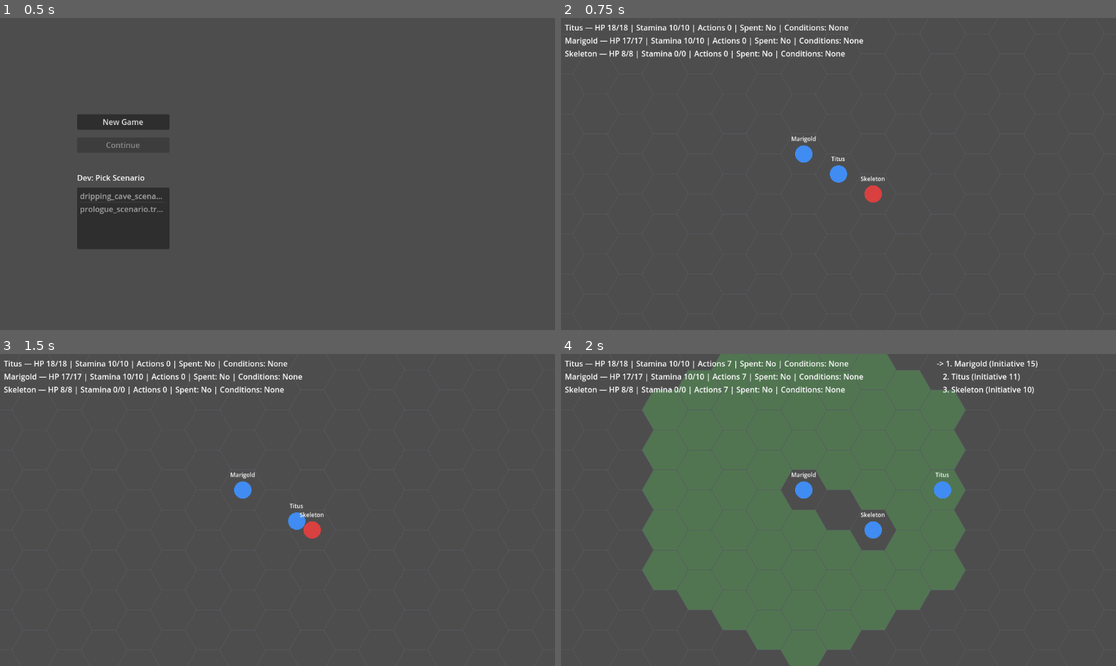
Above: before the commit, frames 1-4 (two rows, left to right).
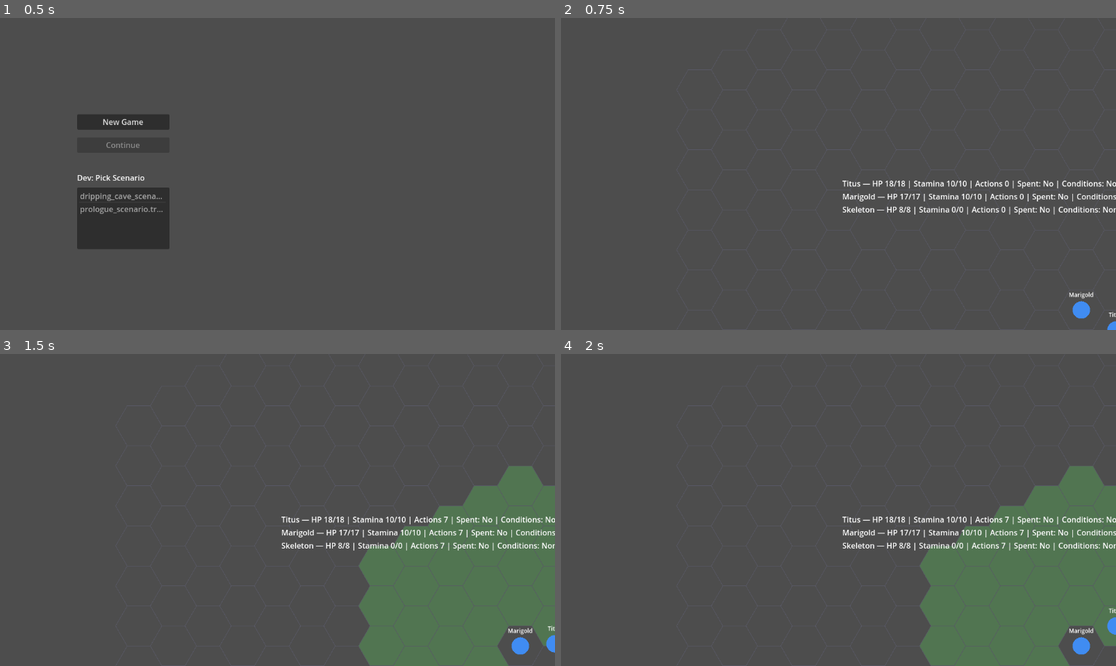
Above: after the commit, the same moments.

Repository: Pyroraptor/hykaen
Game: Godot game, scene res://scenes/TitleScreen.tscn
The game is run twice, just before and just after one commit, with the same random seed, the same clock (stepped at 60 frames per second) and the same inputs.
Inputs (mouse positions are in pixels of both pictures, inside the frame that each line leads up to):
- Up to frame 1 (0.5 s): no input
- Up to frame 2 (0.75 s): click "New Game" at 0.5 s
- Up to frame 3 (1.5 s): tap Enter at 1.25 s; move the mouse to (399, 494) at 1.27 s; hold Shift from 1.28 s (still down); click (399, 494) at 1.42 s
- Up to frame 4 (2 s): keep holding Shift

Frame 1 is identical in both runs. In frame 2, 3.5% of the frame differs, in the area x 0-100%, y 2-100%; in frame 3, 19%; in frame 4, 60%, in the area x 0-100%, y 0-100%.

Commit message:
feat(FEAT-001): Add GameCamera Camera2D node to the world layer
Step: tdd-execute
Files: 4

Diff:
--- a/MainScene.tscn
+++ b/MainScene.tscn
@@ -16,6 +16,10 @@
 
 [node name="HexGridView" parent="." instance=ExtResource("2_hexgrid")]
 
+[node name="GameCamera" type="Camera2D" parent="."]
+current = true
+position_smoothing_enabled = false
+
 [node name="StatusPanelView" parent="." instance=ExtResource("3_statuspanel")]
 
 [node name="InitiativeView" parent="." instance=ExtResource("4_initiativeview")]
--- a/tests/infrastructure/test_presentation_stack_wiring.gd
+++ b/tests/infrastructure/test_presentation_stack_wiring.gd
@@ -110,6 +110,16 @@
 ## hold built-in class references as values).
 const _SPELL_PICKER_PANEL_NAME: String = "SpellPickerPanel"
 
+## _GAME_CAMERA_NODE_NAME -- FEAT-001 (US-001 / FR-001, ADR-001, Iteration W
+## "Camera Panning & Collapsible Panels"): GameCamera, a Camera2D node added
+## as a sibling of HexGridView directly on MainScene.tscn -- the
+## infrastructure foundation the camera-panning steel thread builds on. Like
+## SpellPickerPanel above, it's a built-in Camera2D node (no preloaded
+## GDScript class), so it is verified separately rather than via the const
+## _EXPECTED_CHILDREN dict (GDScript 4 const dicts cannot hold built-in class
+## references as values).
+const _GAME_CAMERA_NODE_NAME: String = "GameCamera"
+
 
 ## _boot_main_scene() -> Node — instantiates the REAL res://MainScene.tscn
 ## composition root, pinning seed_override=42 (the prologue fixture's known-
@@ -226,14 +236,26 @@
 			"'%s' must be a Panel node" % _SPELL_PICKER_PANEL_NAME
 		)
 
+	# GameCamera is a built-in Camera2D node verified separately (see
+	# _GAME_CAMERA_NODE_NAME doc above for why it's not in _EXPECTED_CHILDREN).
+	assert_true(
+		actual_names_by_node.has(_GAME_CAMERA_NODE_NAME),
+		"MainScene must have a '%s' child sibling of HexGridView (FEAT-001, Iteration W camera introduction)" % _GAME_CAMERA_NODE_NAME
+	)
+	if actual_names_by_node.has(_GAME_CAMERA_NODE_NAME):
+		assert_true(
+			actual_names_by_node[_GAME_CAMERA_NODE_NAME] is Camera2D,
+			"'%s' must be a Camera2D node" % _GAME_CAMERA_NODE_NAME
+		)
+
 	assert_eq(
-		actual_children.size(), _EXPECTED_CHILDREN.size() + 1,
-		"MainScene must have EXACTLY the expected presentation/* child set plus SpellPickerPanel, no more no less; found children: %s"
+		actual_children.size(), _EXPECTED_CHILDREN.size() + 2,
+		"MainScene must have EXACTLY the expected presentation/* child set plus SpellPickerPanel and GameCamera, no more no less; found children: %s"
 		% [actual_names_by_node.keys()]
 	)
 
 	for child_name in actual_names_by_node.keys():
-		if child_name == _SPELL_PICKER_PANEL_NAME:
+		if child_name == _SPELL_PICKER_PANEL_NAME or child_name == _GAME_CAMERA_NODE_NAME:
 			continue  # verified separately above
 		var expected_class = _EXPECTED_CHILDREN.get(child_name, null)
 		assert_not_null(expected_class, "unexpected child node '%s' present on MainScene -- only the FEAT-002 presentation/* set may be wired" % child_name)
@@ -515,3 +537,4 @@
 	for expected_name in _EXPECTED_CHILDREN.keys():
 		assert_not_null(instance.get_node_or_null(expected_name), "MainScene must still resolve child node '%s' after headless boot" % expected_name)
 	assert_not_null(instance.get_node_or_null(_SPELL_PICKER_PANEL_NAME), "MainScene must still resolve child node '%s' after headless boot" % _SPELL_PICKER_PANEL_NAME)
+	assert_not_null(instance.get_node_or_null(_GAME_CAMERA_NODE_NAME), "MainScene must still resolve child node '%s' after headless boot" % _GAME_CAMERA_NODE_NAME)
--- /dev/null
+++ b/tests/unit/test_main_scene_game_camera.gd
@@ -0,0 +1,165 @@
+extends GutTest
+## tests/unit/test_main_scene_game_camera.gd — FEAT-001 (US-001 / FR-001,
+## ADR-001, Iteration W).
+##
+## GUT test suite proving a Camera2D node named "GameCamera" exists as a
+## sibling of HexGridView under the world layer of the REAL res://MainScene.tscn
+## composition root (ADR-002 pattern: instantiate the real scene, never a
+## hand-wired double). This is the infrastructure foundation the rest of the
+## Iteration W camera/panning steel thread builds on -- GameCamera itself is
+## not yet wired into any GDScript logic at this step (that lands in a later
+## feature, per the iteration's set_origin_offset() re-implementation story);
+## this test only asserts the node exists, is configured correctly, and that
+## its mere presence causes no regression to the existing centered-boot
+## behaviour already covered by tests/gut/test_viewport_centering.gd.
+##
+## test_criteria satisfied:
+##   1. A scene-tree/node-path test confirms GameCamera exists as a sibling
+##      of HexGridView under the world layer.
+##   2. GameCamera.current == true.
+##   3. GameCamera.position_smoothing_enabled == false.
+##   4. Loading the (real MainScene, this project's boot/"prologue") scene
+##      still renders the hex map centered exactly as before the camera
+##      refactor -- verified here as a smoke check that boot completes with
+##      a non-zero centering_offset unaffected by GameCamera's addition; the
+##      full centering assertions live in tests/gut/test_viewport_centering.gd
+##      and continue to pass unmodified (no offset field applied yet, so no
+##      regression at this step).
+
+const MAIN_SCENE_PATH: String = "res://MainScene.tscn"
+
+
+func _boot_main_scene():
+	var packed: PackedScene = ResourceLoader.load(MAIN_SCENE_PATH)
+	assert_not_null(packed, "MainScene.tscn must load as a PackedScene")
+	if packed == null:
+		return null
+	var instance = packed.instantiate()
+	assert_not_null(instance, "MainScene.tscn must instantiate")
+	if instance == null:
+		return null
+	# FEAT-006 (US-005/FR-005, ADR-002): pin the prologue fixture's own
+	# established seed so this boot proceeds deterministically, mirroring
+	# every other MainScene.tscn-booting test in this project.
+	instance.seed_override = 42
+	add_child_autofree(instance)
+	return instance
+
+
+# ══════════════════════════════════════════════════════════════════════════
+# Criterion 1 — GameCamera exists as a sibling of HexGridView under the
+# world layer (i.e. shares HexGridView's own parent node in the real,
+# instantiated scene tree).
+# ══════════════════════════════════════════════════════════════════════════
+
+func test_game_camera_exists_as_sibling_of_hex_grid_view() -> void:
+	var instance = _boot_main_scene()
+	if instance == null:
+		return
+
+	var hex_grid_view: Node = instance.get_node_or_null("HexGridView")
+	assert_not_null(hex_grid_view, "MainScene must expose a HexGridView child node")
+	if hex_grid_view == null:
+		return
+
+	var world_layer: Node = hex_grid_view.get_parent()
+	assert_not_null(world_layer, "HexGridView must have a parent (the world layer)")
+	if world_layer == null:
+		return
+
+	var game_camera: Node = world_layer.get_node_or_null("GameCamera")
+	assert_not_null(
+		game_camera,
+		"GameCamera must exist as a sibling of HexGridView under the world layer"
+	)
+	if game_camera == null:
+		return
+
+	assert_eq(
+		game_camera.get_parent(), hex_grid_view.get_parent(),
+		"GameCamera and HexGridView must share the same parent node (the world layer)"
+	)
+	assert_is(
+		game_camera, Camera2D,
+		"GameCamera must be a Camera2D node"
+	)
+
+
+# ══════════════════════════════════════════════════════════════════════════
+# Criterion 2 — GameCamera.current == true.
+# ══════════════════════════════════════════════════════════════════════════
+
+func test_game_camera_is_current() -> void:
+	var instance = _boot_main_scene()
+	if instance == null:
+		return
+
+	var hex_grid_view: Node = instance.get_node_or_null("HexGridView")
+	if hex_grid_view == null:
+		fail_test("MainScene must expose a HexGridView child node")
+		return
+
+	var game_camera: Camera2D = hex_grid_view.get_parent().get_node_or_null("GameCamera")
+	assert_not_null(game_camera, "GameCamera must exist to check its current property")
+	if game_camera == null:
+		return
+
+	assert_true(game_camera.current, "GameCamera.current must be true")
+
+
+# ══════════════════════════════════════════════════════════════════════════
+# Criterion 3 — GameCamera.position_smoothing_enabled == false.
+# ══════════════════════════════════════════════════════════════════════════
+
+func test_game_camera_has_position_smoothing_disabled() -> void:
+	var instance = _boot_main_scene()
+	if instance == null:
+		return
+
+	var hex_grid_view: Node = instance.get_node_or_null("HexGridView")
+	if hex_grid_view == null:
+		fail_test("MainScene must expose a HexGridView child node")
+		return
+
+	var game_camera: Camera2D = hex_grid_view.get_parent().get_node_or_null("GameCamera")
+	assert_not_null(game_camera, "GameCamera must exist to check its position_smoothing_enabled property")
+	if game_camera == null:
+		return
+
+	assert_false(
+		game_camera.position_smoothing_enabled,
+		"GameCamera.position_smoothing_enabled must be false (no lag on future pan input)"
+	)
+
+
+# ══════════════════════════════════════════════════════════════════════════
+# Criterion 4 — the hex map still renders centered exactly as before the
+# camera node's addition (no regression): boot still resolves a non-zero
+# centering_offset and every token still renders within viewport bounds,
+# exactly as tests/gut/test_viewport_centering.gd already asserts in full.
+# GameCamera's mere presence in the tree (not yet wired to any GDScript)
+# must not perturb that existing behaviour.
+# ══════════════════════════════════════════════════════════════════════════
+
+func test_hex_map_still_renders_centered_with_game_camera_present() -> void:
+	var instance = _boot_main_scene()
+	if instance == null:
+		return
+
+	await get_tree().process_frame
+
+	assert_ne(
+		instance.centering_offset, Vector2.ZERO,
+		"MainScene must still resolve a non-zero centering_offset with GameCamera present (no regression)"
+	)
+
+	var hex_grid_view = instance.hex_grid_view
+	assert_not_null(hex_grid_view, "MainScene must expose a non-null hex_grid_view")
+	if hex_grid_view == null:
+		return
+
+	assert_ne(
+		hex_grid_view.get_origin_offset(), Vector2.ZERO,
+		"HexGridView must still be configured with a non-zero origin offset (no offset field applied "
+		+ "to the camera yet at this step -- centering continues to work exactly as before)"
+	)
Not shown, added: docs/iterations/iteration-W-panning-party-selection-panels.org
